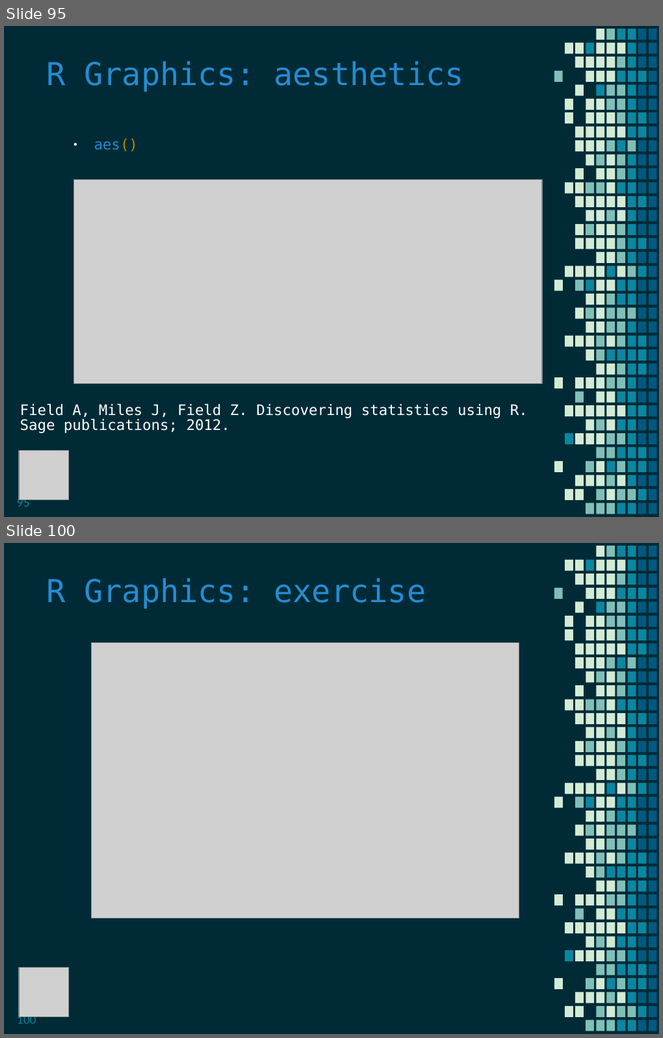
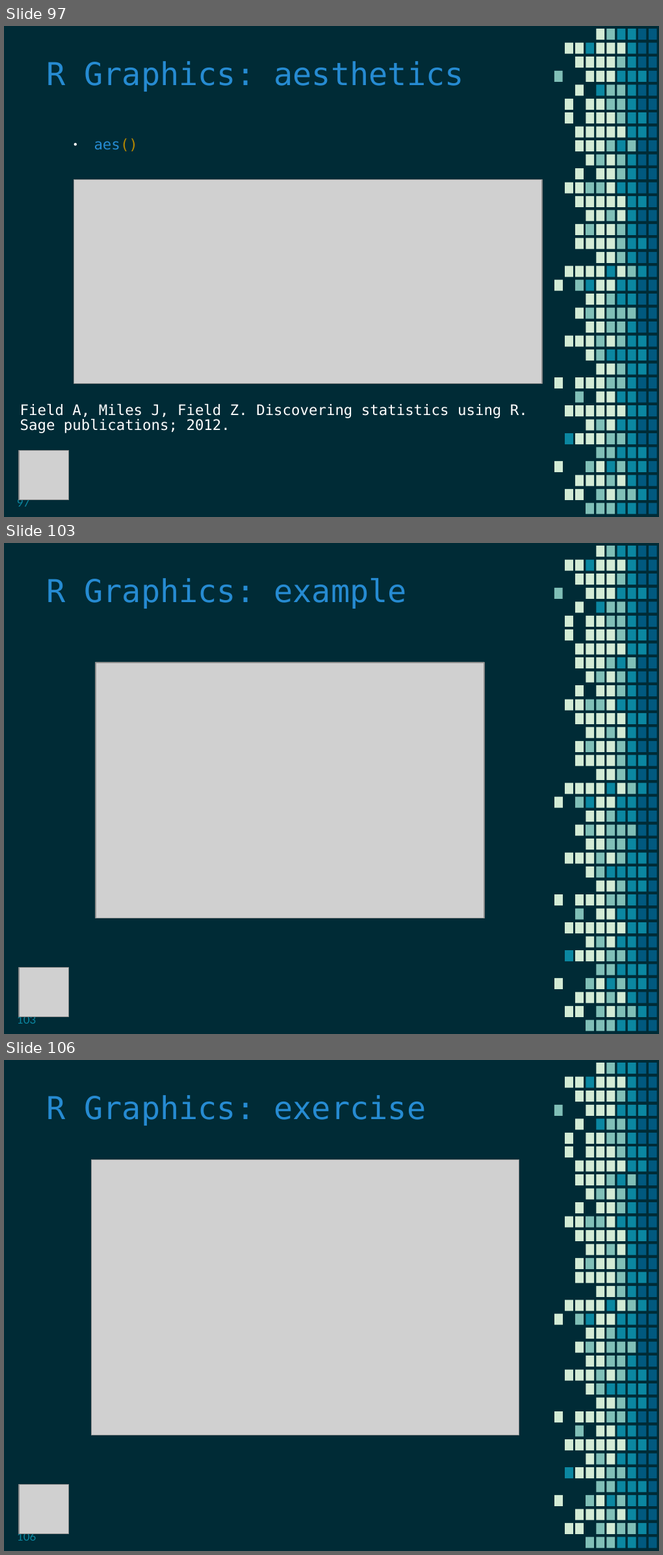
Before and after one commit to MaaniBeigy/teacheR, a slide deck: slides/rworkshop_evening.pps. Shown one above the other, each under a label of ours: slides 95 and 100 before the commit, slides 97, 103 and 106 after it; the slides between them are not shown. The pictures are 663x1038 and 663x1555 pixels, drawn with LibreOffice and Linux fonts; fonts in the diff are those of the drawing; grey boxes stand for pictures. Boxes give left, top, right and bottom in pixels: in the first picture for what was removed or moved away, otherwise in the second. Text is boxed around its words. In the diff, an @@ line names an element or a change of style, - is before the commit and + after.

```diff
--- a/slides/rworkshop_evening.pps
+++ b/slides/rworkshop_evening.pps
@@ slide 103 added at [4,543,659,1034], background #002B36; not listed: 270 template elements that a slide beside it also shows @@
@@ text added at [46,578,408,609], 26 pt, text #268BD2 @@
+R Graphics: example
@@ picture added at [96,663,484,919] @@
@@ picture added at [19,967,68,1017] @@
@@ page number added at [17,1015,36,1024], 9 pt, text #0B87A1 @@
+103
@@ what was slide 95 is now slide 97 @@
@@ page number at [17,498,30,507]: text changed @@
-95
+97
@@ what was slide 100 is now slide 106 @@
@@ page number at [17,1532,36,1541]: text changed @@
-100
+106
```
Also in this commit, not shown: 15 slides changed, 5 other slides added, 15 other files.
